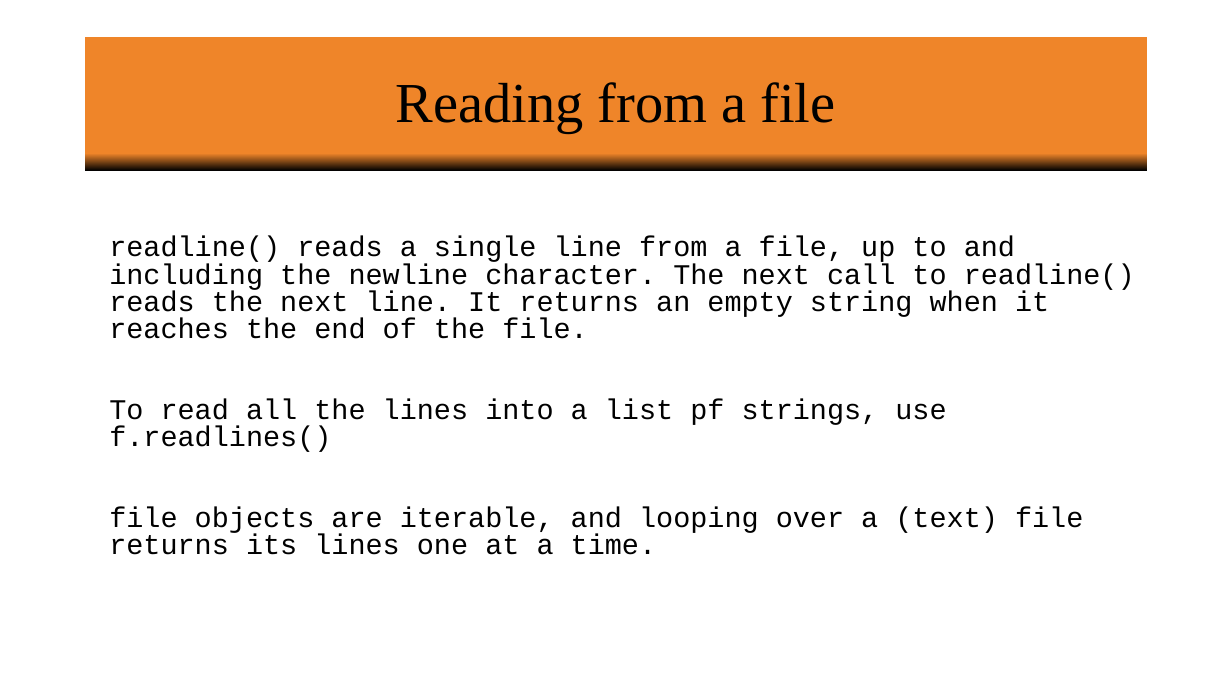
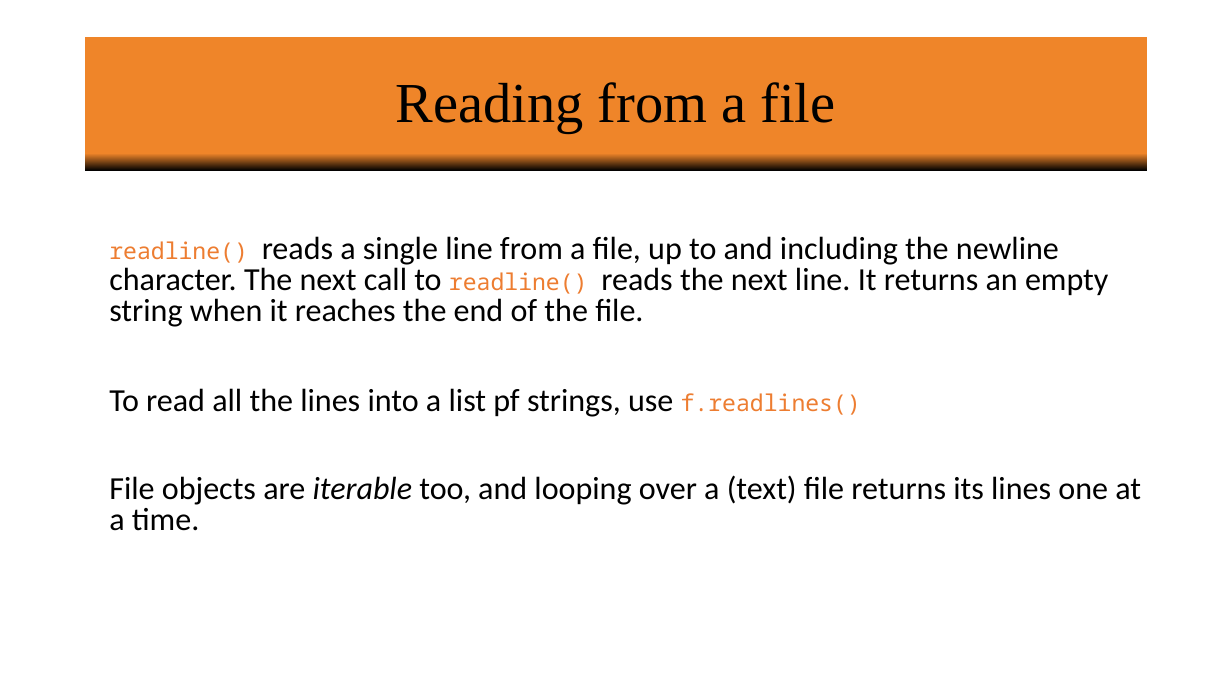
Before and after one commit to vineetbansal/Learning-Python, a slide deck: slide 41 of powerpoint/02 Strings_Lists_Tuples_Loops_Files.pptx (slide 40 before the commit). Drawn at 1232x693 pixels with LibreOffice and Linux fonts; fonts in the diff are those of the drawing; background and template pictures are left out. Boxes give left, top, right and bottom in pixels: in the first picture for what was removed or moved away, otherwise in the second. Text is boxed around its words. In the diff, an @@ line names an element or a change of style, - is before the commit and + after.

```diff
--- a/powerpoint/02 Strings_Lists_Tuples_Loops_Files.pptx
+++ b/powerpoint/02 Strings_Lists_Tuples_Loops_Files.pptx
@@ text at (x1=109, y1=236, x2=1108, y2=417): size 22.2 to 18 pt, font Courier New to Noto Sans Mono, text colour #000000 to #ED7D31 in "readline() readline()", "f.readlines()"; size 22.2 to 25 pt, font Courier New to Calibri in "reads a single line from a file, ...", "To read all the lines into a ..."; line spacing 0.8 to 0.9 @@
@@ text at (x1=109, y1=475, x2=1141, y2=531): text changed; size 22.2 to 25 pt; font Courier New to Calibri @@
-file objects are iterable, and looping over a (text) file returns its lines one at a time.
+File objects are iterable too, and looping over a (text) file returns its lines one at a time.
```
Also in this commit, not shown: 38 other slides changed, 2 slides added, 1 slide removed, 6 other files.
